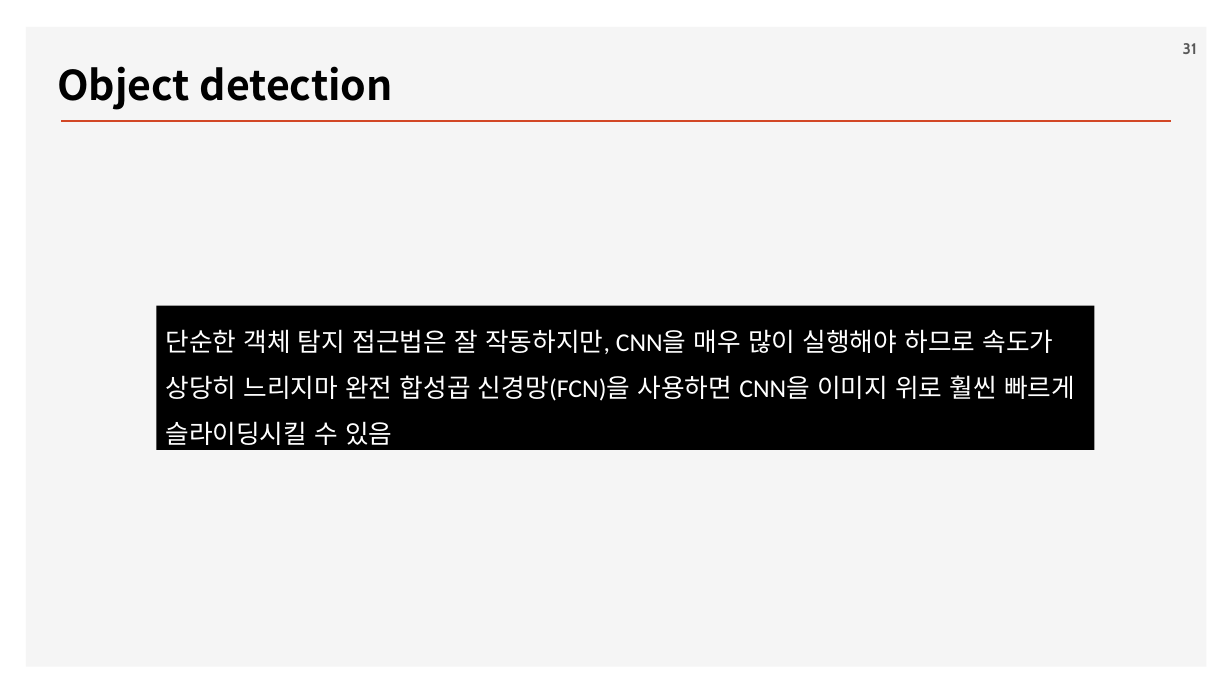
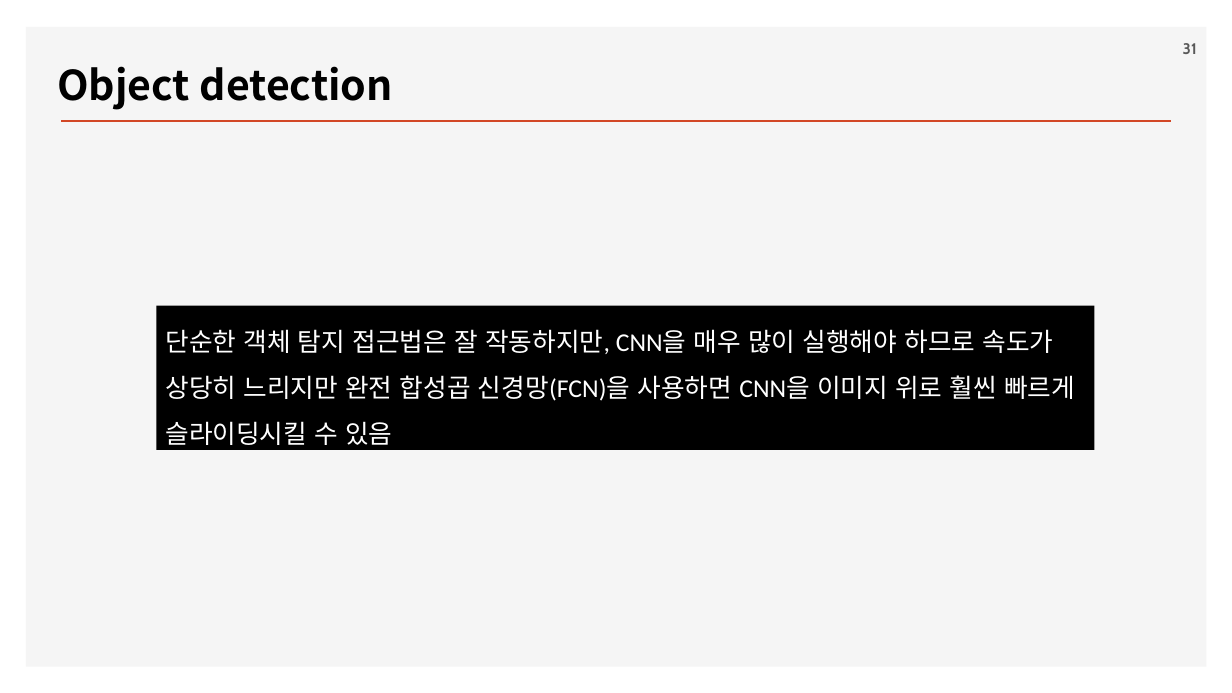
Before and after one commit to ancestor9/2026_Fall_Deep-Learning-with-Python, a slide deck: slide 31 of Chapter 11 Image segmentation.pptx. Drawn at 1232x693 pixels with LibreOffice and Linux fonts; fonts in the diff are those of the drawing; background and template pictures are left out. Boxes give left, top, right and bottom in pixels: in the first picture for what was removed or moved away, otherwise in the second. Text is boxed around its words. In the diff, an @@ line names an element or a change of style, - is before the commit and + after.

```diff
--- a/Chapter 11 Image segmentation.pptx
+++ b/Chapter 11 Image segmentation.pptx
@@ text in rectangle at <box>165,329,1075,445</box>: text changed @@
-단순한 객체 탐지 접근법은 잘 작동하지만, CNN을 매우 많이 실행해야 하므로 속도가 상당히 느리지마 완전 합성곱 신경망(FCN)을 사용하면 CNN을 이미지 위로 훨씬 빠르게 슬라이딩시킬 수 있음
+단순한 객체 탐지 접근법은 잘 작동하지만, CNN을 매우 많이 실행해야 하므로 속도가 상당히 느리지만 완전 합성곱 신경망(FCN)을 사용하면 CNN을 이미지 위로 훨씬 빠르게 슬라이딩시킬 수 있음
```
